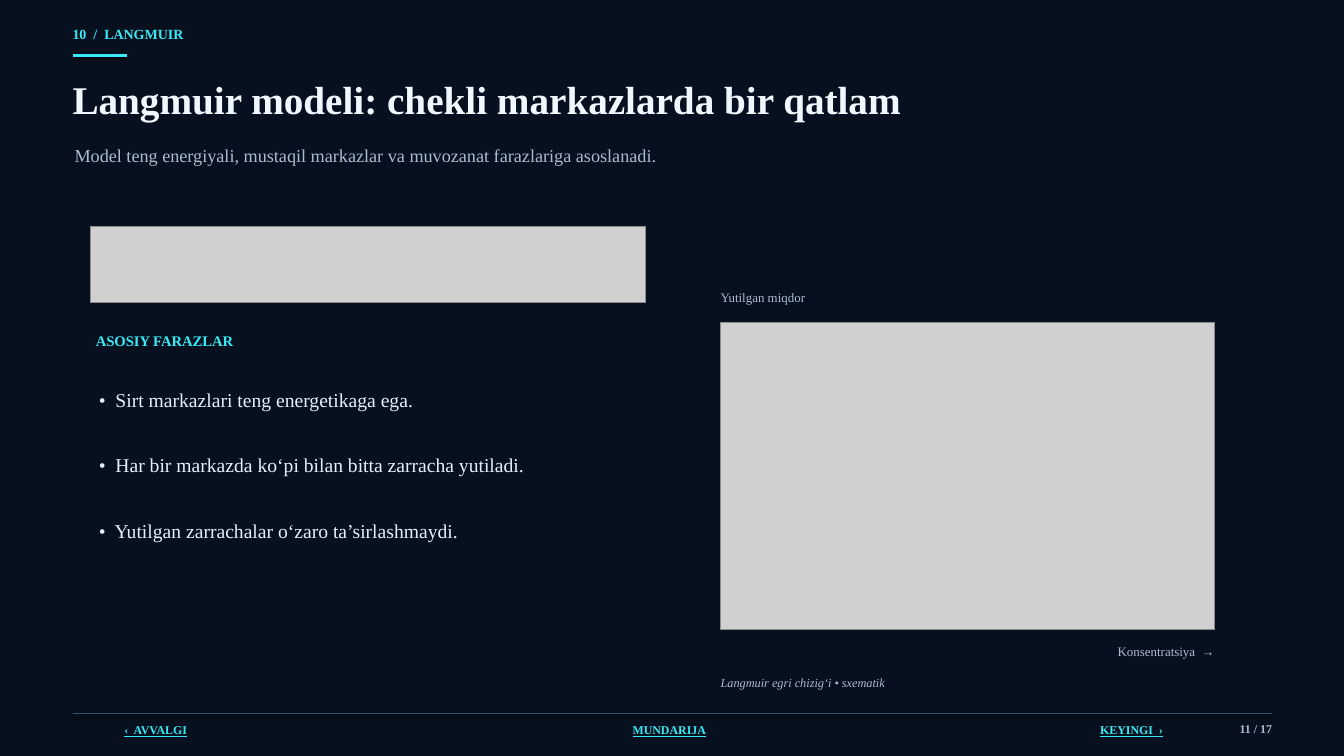
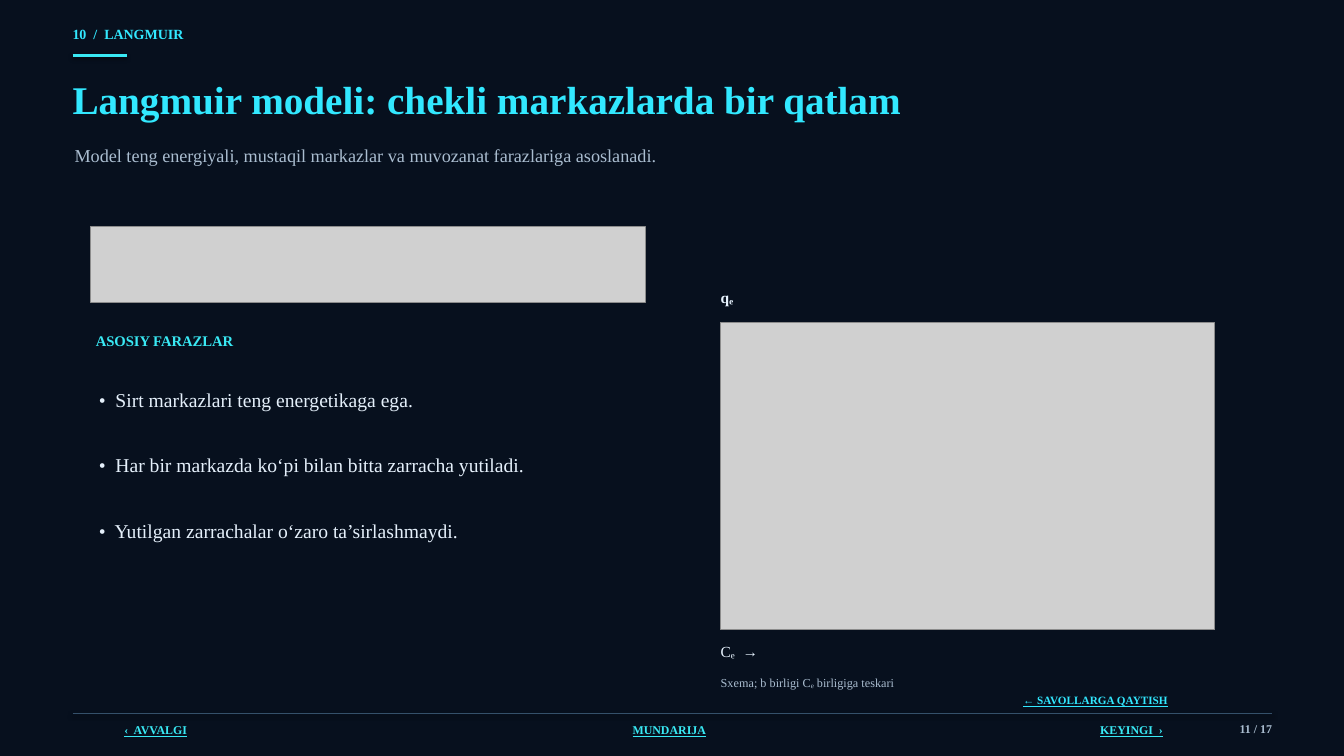
Before and after one commit to jabborovd18-collab/taqdimot-fayllari, a slide deck: slide 11 of sirt_hodisalari_adsorbsiya_ilmi.pptx. Drawn at 1344x756 pixels with LibreOffice and Linux fonts; fonts in the diff are those of the drawing; grey boxes stand for pictures; background and template pictures are left out. Boxes give left, top, right and bottom in pixels: in the first picture for what was removed or moved away, otherwise in the second. Text is boxed around its words. In the diff, an @@ line names an element or a change of style, - is before the commit and + after.

```diff
--- a/sirt_hodisalari_adsorbsiya_ilmi.pptx
+++ b/sirt_hodisalari_adsorbsiya_ilmi.pptx
@@ text "Langmuir modeli: chekli markazlarda bir ..." at [73, 86, 900, 122]: text colour #F0F7FF to #32E8FF @@
@@ text at [721, 295, 734, 307]: text changed; size 9.2 to 11 pt; text colour #AABDD0 to #E8F4FF; bold on @@
-Yutilgan miqdor
+qₑ
@@ text at [721, 646, 735, 659]: text changed; size 9.2 to 11 pt; text colour #AABDD0 to #E8F4FF @@
-Konsentratsiya →
+Cₑ →
@@ text at [721, 678, 894, 689]: text changed; size 8.8 to 8.7 pt; italic off @@
-Langmuir egri chizig‘i • sxematik
+Sxema; b birligi Cₑ birligiga teskari
@@ text added at [1037, 696, 1168, 707], 8 pt, text #32E8FF, bold, underline @@
+← SAVOLLARGA QAYTISH
```
Also in this commit, not shown: 6 other slides changed.
